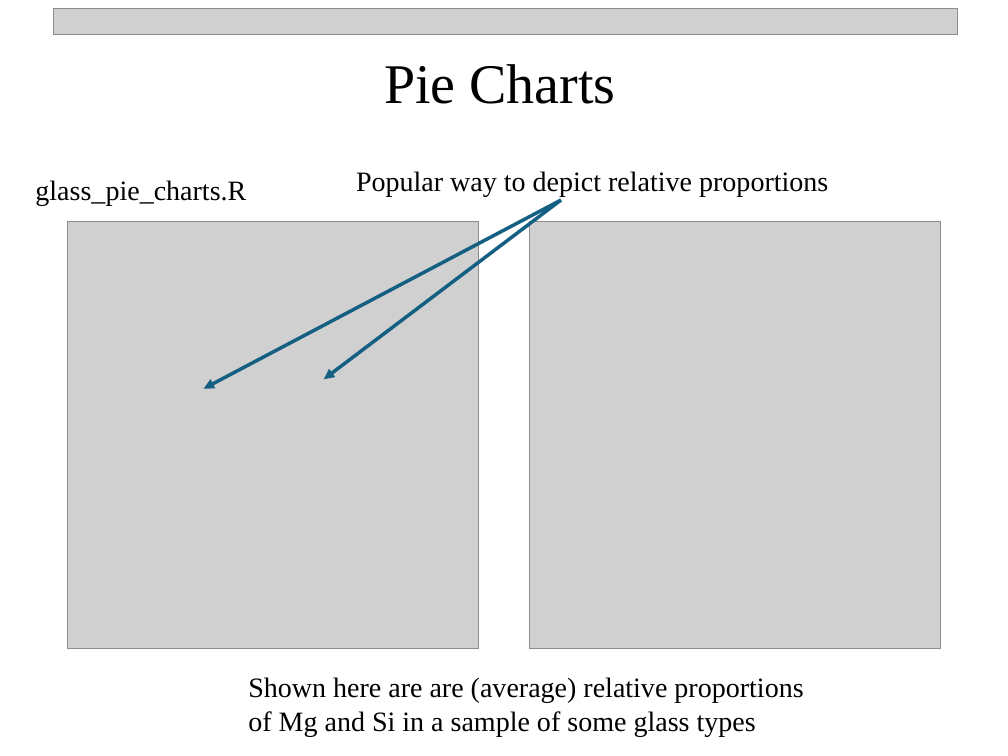
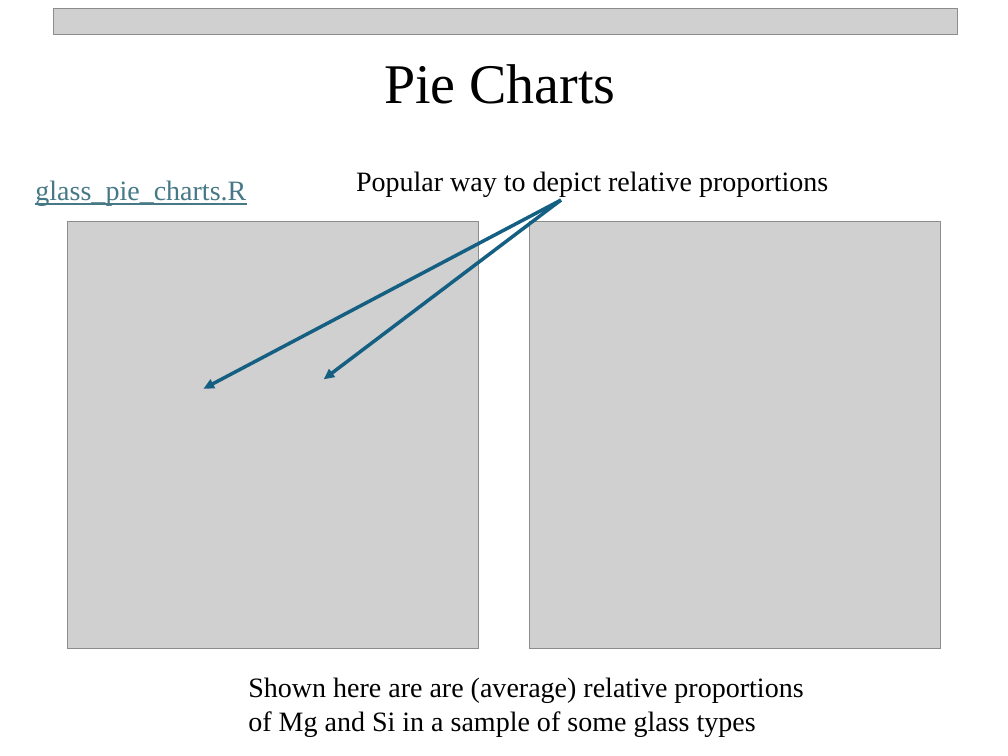
Before and after one commit to npetraco/709, a slide deck: slide 9 of Notes/2_basic_graphs_v1.pptx. Drawn at 1008x756 pixels with LibreOffice and Linux fonts; fonts in the diff are those of the drawing; grey boxes stand for pictures. Boxes give left, top, right and bottom in pixels: in the first picture for what was removed or moved away, otherwise in the second. Text is boxed around its words. In the diff, an @@ line names an element or a change of style, - is before the commit and + after.

```diff
--- a/Notes/2_basic_graphs_v1.pptx
+++ b/Notes/2_basic_graphs_v1.pptx
@@ text "glass_pie_charts.R" at bbox=[35, 180, 246, 206]: text colour #000000 to #467886, underline on @@
```
Also in this commit, not shown: 7 other slides changed, 2 other files.
